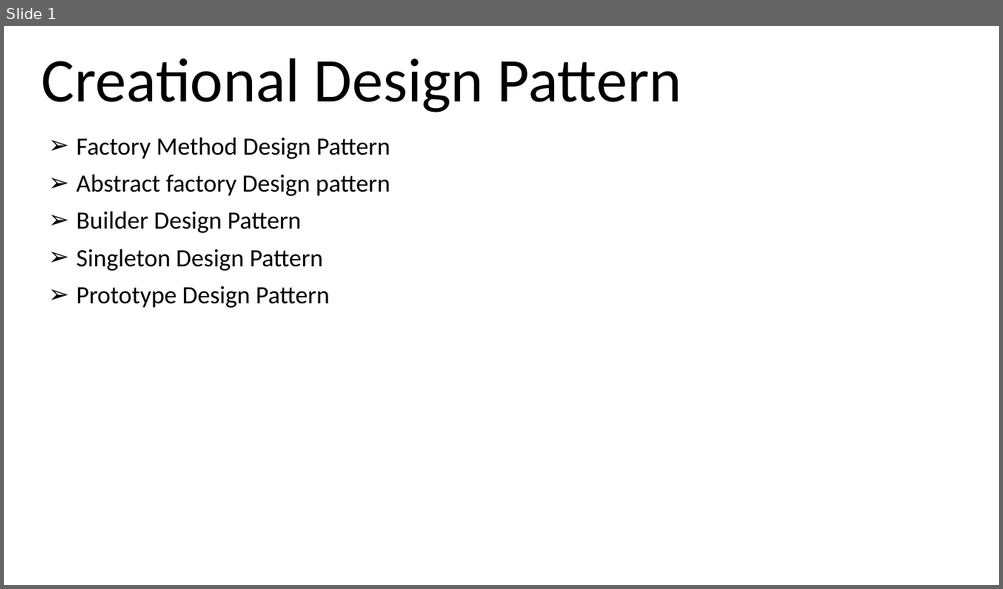
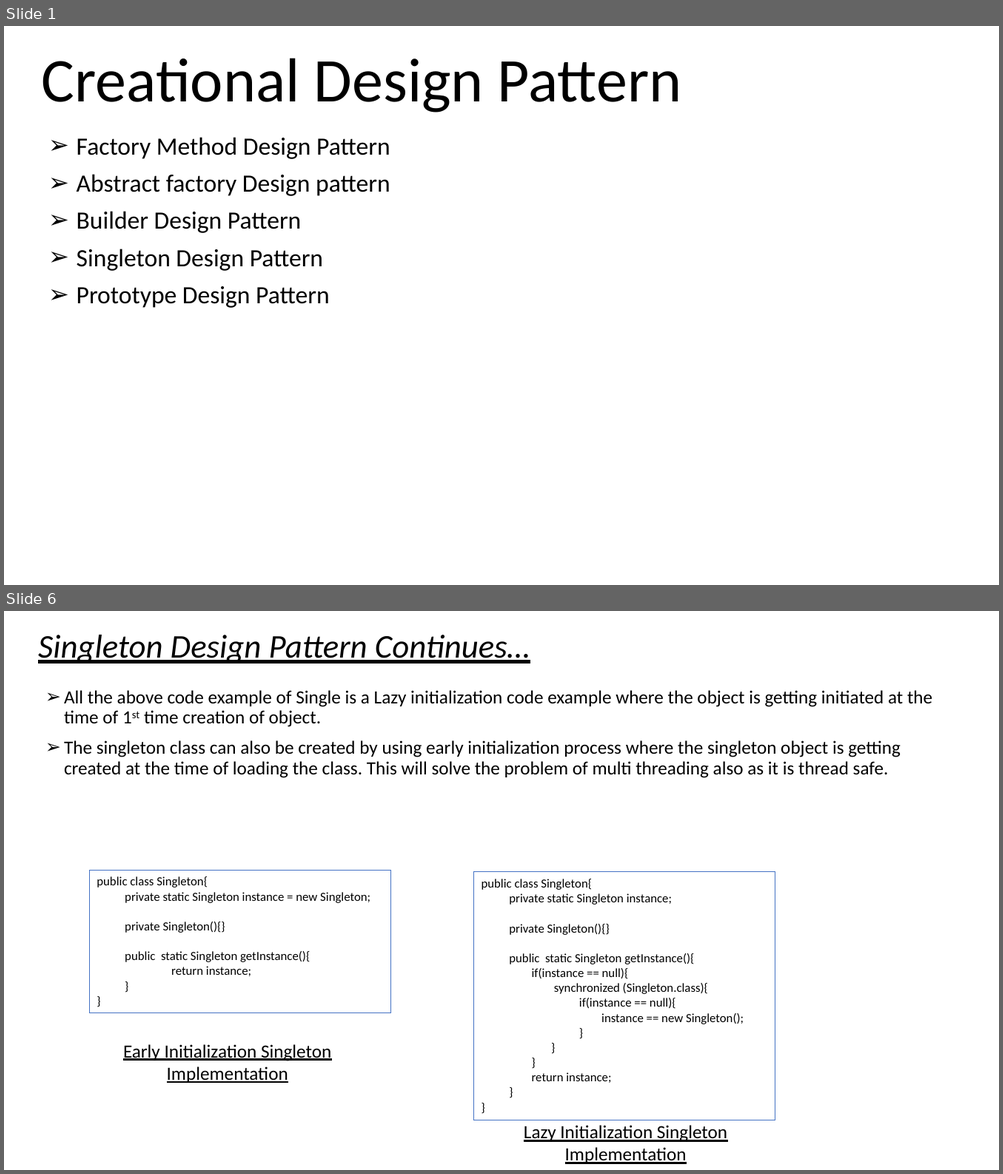
Before and after one commit to prak5192/Learning2019, a slide deck: JavaDesignPattern/Notes/CreationalDesignPattern.pptx. Shown one above the other, each under a label of ours: slide 1 before the commit, slides 1 and 6 after it; the slides between them are not shown. The pictures are 1003x589 and 1003x1174 pixels, drawn with LibreOffice and Linux fonts; fonts in the diff are those of the drawing. Boxes give left, top, right and bottom in pixels: in the first picture for what was removed or moved away, otherwise in the second. Text is boxed around its words. In the diff, an @@ line names an element or a change of style, - is before the commit and + after.

Commit message:
Singleton Design Pattern

```diff
--- a/JavaDesignPattern/Notes/CreationalDesignPattern.pptx
+++ b/JavaDesignPattern/Notes/CreationalDesignPattern.pptx
@@ slide 6 added at [4, 611, 999, 1170], background #FFFFFF @@
@@ title added at [38, 635, 530, 664], 32 pt, text #000000, italic, underline @@
+Singleton Design Pattern Continues…
@@ text added at [64, 690, 932, 778], 18 pt, text #000000 @@
+➢ All the above code example of Single is a Lazy initialization code example where the object is getting initiated at the time of 1st time creation of object.
+➢ The singleton class can also be created by using early initialization process where the singleton object is getting created at the time of loading the class. This will solve the problem of multi threading also as it is thread safe.
@@ rectangle added at [90, 870, 390, 1013], outline #4472C4 0.75 pt, 12 pt, text #000000 @@
+public class Singleton{
+private static Singleton instance = new Singleton;
+private Singleton(){}
+public static Singleton getInstance(){
+return instance;
+}
+}
@@ rectangle added at [474, 872, 775, 1121], outline #4472C4 0.75 pt, 12 pt, text #000000 @@
+public class Singleton{
+private static Singleton instance;
+private Singleton(){}
+public static Singleton getInstance(){
+if(instance == null){
+synchronized (Singleton.class){
+if(instance == null){
+instance == new Singleton();
+}
+}
+}
+return instance;
+}
+}
@@ text added at [123, 1045, 331, 1083], 18 pt, text #000000, underline @@
+Early Initialization Singleton Implementation
@@ text added at [523, 1125, 727, 1165], 18 pt, text #000000, underline @@
+Lazy Initialization Singleton Implementation
```
Also in this commit, not shown: 1 slide changed, 3 other slides added.
